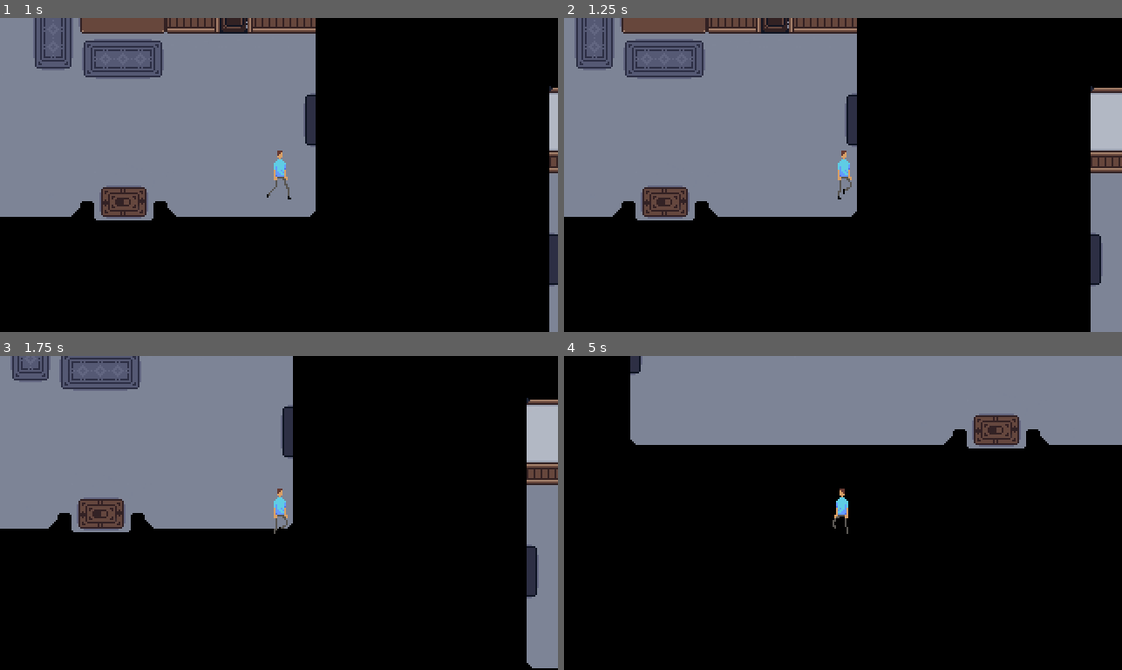
Above: before the commit, frames 1-4 (two rows, left to right).
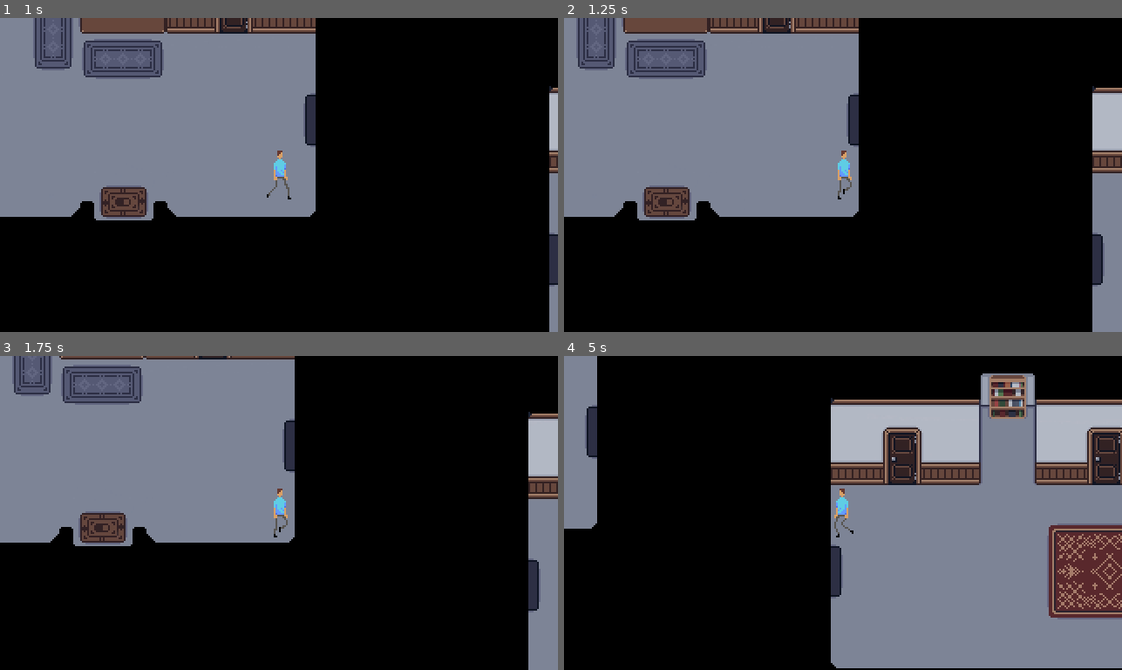
Above: after the commit, the same moments.

Repository: p2lK/Game_Jam
Game: Godot game, scene res://scenes/main.tscn
The game is run twice, just before and just after one commit, with the same random seed, the same clock (stepped at 60 frames per second) and the same inputs.
Inputs:
- Up to frame 1 (1 s): tap Enter at 0.5 s; hold D (right) from 0.53 s (still down); tap E (interact) at 0.6 s
- Up to frame 2 (1.25 s): keep holding D (right)
- Up to frame 3 (1.75 s): release D (right) at 1.28 s; hold S (down) from 1.28 s (still down); tap E (interact) at 1.35 s
- Up to frame 4 (5 s): tap Space at 2 s; release S (down) at 2.03 s; hold D (right) 2.03-2.78 s; tap E (interact) every 0.75 s from 2.1 to 4.35 s; tap Enter at 2.75 s; hold W (up) 2.78-3.53 s; hold Left (left) from 3.53 s (still down)

Frame 1 is identical in both runs. In frame 2, 2.8% of the frame differs, in the area x 1-100%, y 0-100%; in frame 3, 7.6%; in frame 4, 65%, in the area x 0-100%, y 0-100%.

Commit message:
collision im garten und teleporttsss gefixt

Diff:
--- a/Scenes/main.tscn
+++ b/Scenes/main.tscn
@@ -11,7 +11,7 @@
 [ext_resource type="Texture2D" uid="uid://pltrmj6ulwt" path="res://Sprites/characters/Midas_Lennox.png" id="7_a4vo6"]
 
 [sub_resource type="RectangleShape2D" id="RectangleShape2D_vixo0"]
-size = Vector2(13, 16)
+size = Vector2(14, 18)
 
 [sub_resource type="AtlasTexture" id="AtlasTexture_8qmaw"]
 atlas = ExtResource("3_amvyg")
@@ -104,12 +104,28 @@
 [sub_resource type="RectangleShape2D" id="RectangleShape2D_uhyh1"]
 size = Vector2(148, 35)
 
+[sub_resource type="RectangleShape2D" id="RectangleShape2D_yjltn"]
+size = Vector2(36, 30)
+
+[sub_resource type="RectangleShape2D" id="RectangleShape2D_8krwk"]
+size = Vector2(51.5, 36)
+
+[sub_resource type="SegmentShape2D" id="SegmentShape2D_malji"]
+a = Vector2(276, 16)
+b = Vector2(15, 17)
+
 [sub_resource type="SegmentShape2D" id="SegmentShape2D_nk335"]
 a = Vector2(366, 101)
-b = Vector2(47, 101)
+b = Vector2(51, 101)
+
+[sub_resource type="SegmentShape2D" id="SegmentShape2D_rvmnv"]
+b = Vector2(0, 161)
+
+[sub_resource type="CircleShape2D" id="CircleShape2D_0uu8o"]
+radius = 13.0384
 
 [node name="main" type="Node2D"]
-metadata/_edit_horizontal_guides_ = [33.0, 311.0, 75.0, -48.0]
+metadata/_edit_horizontal_guides_ = [30.0, 311.0, 75.0, -48.0]
 metadata/_edit_vertical_guides_ = [260.0, 547.0, 88.0, -246.0, 716.0, 865.0]
 
 [node name="gameplay" type="Node2D" parent="."]
@@ -138,8 +154,8 @@
 script = ExtResource("2_epvge")
 
 [node name="col" type="CollisionShape2D" parent="gameplay/player"]
+position = Vector2(1, 7)
 shape = SubResource("RectangleShape2D_vixo0")
-metadata/_edit_lock_ = true
 
 [node name="midas_lennox" type="AnimatedSprite2D" parent="gameplay/player"]
 sprite_frames = SubResource("SpriteFrames_15are")
@@ -237,38 +253,114 @@
 
 [node name="Garden_collision" type="StaticBody2D" parent="gameplay"]
 
-[node name="CollisionPolygon2D" type="CollisionPolygon2D" parent="gameplay/Garden_collision"]
+[node name="spring" type="CollisionPolygon2D" parent="gameplay/Garden_collision"]
 position = Vector2(805, 295)
 polygon = PackedVector2Array(81, 27, 69, 32, 53, 32, 40, 25, 43, -12, 55, -13, 62, -4, 66, -13, 79, -13)
 
+[node name="wood_shack" type="CollisionShape2D" parent="gameplay/Garden_collision"]
+position = Vector2(984, 258)
+shape = SubResource("RectangleShape2D_yjltn")
+
+[node name="house" type="CollisionShape2D" parent="gameplay/Garden_collision"]
+position = Vector2(730.25, 235)
+shape = SubResource("RectangleShape2D_8krwk")
+
 [node name="CollisionShape2D" type="CollisionShape2D" parent="gameplay/Garden_collision"]
-position = Vector2(658, 117)
+position = Vector2(741, 205)
+shape = SubResource("SegmentShape2D_malji")
+
+[node name="CollisionShape2D2" type="CollisionShape2D" parent="gameplay/Garden_collision"]
+position = Vector2(654, 279)
 shape = SubResource("SegmentShape2D_nk335")
 
-[node name="CollisionShape2D2" type="CollisionShape2D" parent="gameplay/Garden_collision"]
-position = Vector2(658, 287)
-shape = SubResource("SegmentShape2D_nk335")
+[node name="CollisionShape2D3" type="CollisionShape2D" parent="gameplay/Garden_collision"]
+position = Vector2(706, 218)
+shape = SubResource("SegmentShape2D_rvmnv")
+
+[node name="CollisionShape2D4" type="CollisionShape2D" parent="gameplay/Garden_collision"]
+position = Vector2(1018, 220)
+shape = SubResource("SegmentShape2D_rvmnv")
+
+[node name="CollisionShape2D5" type="CollisionShape2D" parent="gameplay/Garden_collision"]
+position = Vector2(722, 276)
+shape = SubResource("CircleShape2D_0uu8o")
+
+[node name="CollisionShape2D6" type="CollisionShape2D" parent="gameplay/Garden_collision"]
+position = Vector2(744, 276)
+shape = SubResource("CircleShape2D_0uu8o")
+
+[node name="CollisionShape2D7" type="CollisionShape2D" parent="gameplay/Garden_collision"]
+position = Vector2(765, 276)
+shape = SubResource("CircleShape2D_0uu8o")
+
+[node name="CollisionShape2D8" type="CollisionShape2D" parent="gameplay/Garden_collision"]
+position = Vector2(785, 276)
+shape = SubResource("CircleShape2D_0uu8o")
+
+[node name="CollisionShape2D9" type="CollisionShape2D" parent="gameplay/Garden_collision"]
+position = Vector2(806, 276)
+shape = SubResource("CircleShape2D_0uu8o")
+
+[node name="CollisionShape2D10" type="CollisionShape2D" parent="gameplay/Garden_collision"]
+position = Vector2(722, 327)
+shape = SubResource("CircleShape2D_0uu8o")
+
+[node name="CollisionShape2D11" type="CollisionShape2D" parent="gameplay/Garden_collision"]
+position = Vector2(744, 327)
+shape = SubResource("CircleShape2D_0uu8o")
+
+[node name="CollisionShape2D12" type="CollisionShape2D" parent="gameplay/Garden_collision"]
+position = Vector2(765, 327)
+shape = SubResource("CircleShape2D_0uu8o")
+
+[node name="CollisionShape2D13" type="CollisionShape2D" parent="gameplay/Garden_collision"]
+position = Vector2(785, 327)
+shape = SubResource("CircleShape2D_0uu8o")
+
+[node name="CollisionShape2D14" type="CollisionShape2D" parent="gameplay/Garden_collision"]
+position = Vector2(806, 327)
+shape = SubResource("CircleShape2D_0uu8o")
+
+[node name="CollisionShape2D15" type="CollisionShape2D" parent="gameplay/Garden_collision"]
+position = Vector2(918, 327)
+shape = SubResource("CircleShape2D_0uu8o")
+
+[node name="CollisionShape2D16" type="CollisionShape2D" parent="gameplay/Garden_collision"]
+position = Vector2(940, 327)
+shape = SubResource("CircleShape2D_0uu8o")
+
+[node name="CollisionShape2D17" type="CollisionShape2D" parent="gameplay/Garden_collision"]
+position = Vector2(961, 327)
+shape = SubResource("CircleShape2D_0uu8o")
+
+[node name="CollisionShape2D18" type="CollisionShape2D" parent="gameplay/Garden_collision"]
+position = Vector2(981, 327)
+shape = SubResource("CircleShape2D_0uu8o")
+
+[node name="CollisionShape2D19" type="CollisionShape2D" parent="gameplay/Garden_collision"]
+position = Vector2(1002, 327)
+shape = SubResource("CircleShape2D_0uu8o")
 
 [node name="teleporters" type="Node2D" parent="gameplay"]
 
 [node name="cor1-cor2" parent="gameplay/teleporters" instance=ExtResource("5_nhd1s")]
-position = Vector2(105, -46.75)
-scale = Vector2(0.25, 0.921875)
-target_position = Vector2(260, 33)
+position = Vector2(105.5, -46.75)
+scale = Vector2(0.21875, 0.921875)
+target_position = Vector2(260, 20)
 
 [node name="cor2-cor1" parent="gameplay/teleporters" instance=ExtResource("5_nhd1s")]
-position = Vector2(246, 33.5)
-scale = Vector2(0.187499, 0.90625)
-target_position = Vector2(88, 48)
+position = Vector2(246.5, 33.5)
+scale = Vector2(0.21875, 0.96875)
+target_position = Vector2(88, -55)
 
 [node name="cor2-cor3" parent="gameplay/teleporters" instance=ExtResource("5_nhd1s")]
-position = Vector2(560, 33.5)
-scale = Vector2(0.1875, 0.90625)
+position = Vector2(559.5, 33.5)
+scale = Vector2(0.21875, 0.96875)
 target_position = Vector2(720, 31)
 
 [node name="cor3-cor2" parent="gameplay/teleporters" instance=ExtResource("5_nhd1s")]
-position = Vector2(708, 31.5)
-scale = Vector2(0.1875, 0.90625)
+position = Vector2(708.5, 31.5)
+scale = Vector2(0.218751, 0.96875)
 target_position = Vector2(547, 33)
 
 [node name="cor3-garden" parent="gameplay/teleporters" instance=ExtResource("5_nhd1s")]
@@ -277,6 +369,6 @@
 target_position = Vector2(716, 311)
 
 [node name="garden-cor3" parent="gameplay/teleporters" instance=ExtResource("5_nhd1s")]
-position = Vector2(707.125, 311.75)
-scale = Vector2(0.117188, 0.390625)
+position = Vector2(707, 311.5)
+scale = Vector2(0.125, 0.40625)
 target_position = Vector2(865, 75)
--- a/scenes/main.tscn
+++ b/scenes/main.tscn
@@ -11,7 +11,7 @@
 [ext_resource type="Texture2D" uid="uid://pltrmj6ulwt" path="res://Sprites/characters/Midas_Lennox.png" id="7_a4vo6"]
 
 [sub_resource type="RectangleShape2D" id="RectangleShape2D_vixo0"]
-size = Vector2(13, 16)
+size = Vector2(14, 18)
 
 [sub_resource type="AtlasTexture" id="AtlasTexture_8qmaw"]
 atlas = ExtResource("3_amvyg")
@@ -104,12 +104,28 @@
 [sub_resource type="RectangleShape2D" id="RectangleShape2D_uhyh1"]
 size = Vector2(148, 35)
 
+[sub_resource type="RectangleShape2D" id="RectangleShape2D_yjltn"]
+size = Vector2(36, 30)
+
+[sub_resource type="RectangleShape2D" id="RectangleShape2D_8krwk"]
+size = Vector2(51.5, 36)
+
+[sub_resource type="SegmentShape2D" id="SegmentShape2D_malji"]
+a = Vector2(276, 16)
+b = Vector2(15, 17)
+
 [sub_resource type="SegmentShape2D" id="SegmentShape2D_nk335"]
 a = Vector2(366, 101)
-b = Vector2(47, 101)
+b = Vector2(51, 101)
+
+[sub_resource type="SegmentShape2D" id="SegmentShape2D_rvmnv"]
+b = Vector2(0, 161)
+
+[sub_resource type="CircleShape2D" id="CircleShape2D_0uu8o"]
+radius = 13.0384
 
 [node name="main" type="Node2D"]
-metadata/_edit_horizontal_guides_ = [33.0, 311.0, 75.0, -48.0]
+metadata/_edit_horizontal_guides_ = [30.0, 311.0, 75.0, -48.0]
 metadata/_edit_vertical_guides_ = [260.0, 547.0, 88.0, -246.0, 716.0, 865.0]
 
 [node name="gameplay" type="Node2D" parent="."]
@@ -138,8 +154,8 @@
 script = ExtResource("2_epvge")
 
 [node name="col" type="CollisionShape2D" parent="gameplay/player"]
+position = Vector2(1, 7)
 shape = SubResource("RectangleShape2D_vixo0")
-metadata/_edit_lock_ = true
 
 [node name="midas_lennox" type="AnimatedSprite2D" parent="gameplay/player"]
 sprite_frames = SubResource("SpriteFrames_15are")
@@ -237,38 +253,114 @@
 
 [node name="Garden_collision" type="StaticBody2D" parent="gameplay"]
 
-[node name="CollisionPolygon2D" type="CollisionPolygon2D" parent="gameplay/Garden_collision"]
+[node name="spring" type="CollisionPolygon2D" parent="gameplay/Garden_collision"]
 position = Vector2(805, 295)
 polygon = PackedVector2Array(81, 27, 69, 32, 53, 32, 40, 25, 43, -12, 55, -13, 62, -4, 66, -13, 79, -13)
 
+[node name="wood_shack" type="CollisionShape2D" parent="gameplay/Garden_collision"]
+position = Vector2(984, 258)
+shape = SubResource("RectangleShape2D_yjltn")
+
+[node name="house" type="CollisionShape2D" parent="gameplay/Garden_collision"]
+position = Vector2(730.25, 235)
+shape = SubResource("RectangleShape2D_8krwk")
+
 [node name="CollisionShape2D" type="CollisionShape2D" parent="gameplay/Garden_collision"]
-position = Vector2(658, 117)
+position = Vector2(741, 205)
+shape = SubResource("SegmentShape2D_malji")
+
+[node name="CollisionShape2D2" type="CollisionShape2D" parent="gameplay/Garden_collision"]
+position = Vector2(654, 279)
 shape = SubResource("SegmentShape2D_nk335")
 
-[node name="CollisionShape2D2" type="CollisionShape2D" parent="gameplay/Garden_collision"]
-position = Vector2(658, 287)
-shape = SubResource("SegmentShape2D_nk335")
+[node name="CollisionShape2D3" type="CollisionShape2D" parent="gameplay/Garden_collision"]
+position = Vector2(706, 218)
+shape = SubResource("SegmentShape2D_rvmnv")
+
+[node name="CollisionShape2D4" type="CollisionShape2D" parent="gameplay/Garden_collision"]
+position = Vector2(1018, 220)
+shape = SubResource("SegmentShape2D_rvmnv")
+
+[node name="CollisionShape2D5" type="CollisionShape2D" parent="gameplay/Garden_collision"]
+position = Vector2(722, 276)
+shape = SubResource("CircleShape2D_0uu8o")
+
+[node name="CollisionShape2D6" type="CollisionShape2D" parent="gameplay/Garden_collision"]
+position = Vector2(744, 276)
+shape = SubResource("CircleShape2D_0uu8o")
+
+[node name="CollisionShape2D7" type="CollisionShape2D" parent="gameplay/Garden_collision"]
+position = Vector2(765, 276)
+shape = SubResource("CircleShape2D_0uu8o")
+
+[node name="CollisionShape2D8" type="CollisionShape2D" parent="gameplay/Garden_collision"]
+position = Vector2(785, 276)
+shape = SubResource("CircleShape2D_0uu8o")
+
+[node name="CollisionShape2D9" type="CollisionShape2D" parent="gameplay/Garden_collision"]
+position = Vector2(806, 276)
+shape = SubResource("CircleShape2D_0uu8o")
+
+[node name="CollisionShape2D10" type="CollisionShape2D" parent="gameplay/Garden_collision"]
+position = Vector2(722, 327)
+shape = SubResource("CircleShape2D_0uu8o")
+
+[node name="CollisionShape2D11" type="CollisionShape2D" parent="gameplay/Garden_collision"]
+position = Vector2(744, 327)
+shape = SubResource("CircleShape2D_0uu8o")
+
+[node name="CollisionShape2D12" type="CollisionShape2D" parent="gameplay/Garden_collision"]
+position = Vector2(765, 327)
+shape = SubResource("CircleShape2D_0uu8o")
+
+[node name="CollisionShape2D13" type="CollisionShape2D" parent="gameplay/Garden_collision"]
+position = Vector2(785, 327)
+shape = SubResource("CircleShape2D_0uu8o")
+
+[node name="CollisionShape2D14" type="CollisionShape2D" parent="gameplay/Garden_collision"]
+position = Vector2(806, 327)
+shape = SubResource("CircleShape2D_0uu8o")
+
+[node name="CollisionShape2D15" type="CollisionShape2D" parent="gameplay/Garden_collision"]
+position = Vector2(918, 327)
+shape = SubResource("CircleShape2D_0uu8o")
+
+[node name="CollisionShape2D16" type="CollisionShape2D" parent="gameplay/Garden_collision"]
+position = Vector2(940, 327)
+shape = SubResource("CircleShape2D_0uu8o")
+
+[node name="CollisionShape2D17" type="CollisionShape2D" parent="gameplay/Garden_collision"]
+position = Vector2(961, 327)
+shape = SubResource("CircleShape2D_0uu8o")
+
+[node name="CollisionShape2D18" type="CollisionShape2D" parent="gameplay/Garden_collision"]
+position = Vector2(981, 327)
+shape = SubResource("CircleShape2D_0uu8o")
+
+[node name="CollisionShape2D19" type="CollisionShape2D" parent="gameplay/Garden_collision"]
+position = Vector2(1002, 327)
+shape = SubResource("CircleShape2D_0uu8o")
 
 [node name="teleporters" type="Node2D" parent="gameplay"]
 
 [node name="cor1-cor2" parent="gameplay/teleporters" instance=ExtResource("5_nhd1s")]
-position = Vector2(105, -46.75)
-scale = Vector2(0.25, 0.921875)
-target_position = Vector2(260, 33)
+position = Vector2(105.5, -46.75)
+scale = Vector2(0.21875, 0.921875)
+target_position = Vector2(260, 20)
 
 [node name="cor2-cor1" parent="gameplay/teleporters" instance=ExtResource("5_nhd1s")]
-position = Vector2(246, 33.5)
-scale = Vector2(0.187499, 0.90625)
-target_position = Vector2(88, 48)
+position = Vector2(246.5, 33.5)
+scale = Vector2(0.21875, 0.96875)
+target_position = Vector2(88, -55)
 
 [node name="cor2-cor3" parent="gameplay/teleporters" instance=ExtResource("5_nhd1s")]
-position = Vector2(560, 33.5)
-scale = Vector2(0.1875, 0.90625)
+position = Vector2(559.5, 33.5)
+scale = Vector2(0.21875, 0.96875)
 target_position = Vector2(720, 31)
 
 [node name="cor3-cor2" parent="gameplay/teleporters" instance=ExtResource("5_nhd1s")]
-position = Vector2(708, 31.5)
-scale = Vector2(0.1875, 0.90625)
+position = Vector2(708.5, 31.5)
+scale = Vector2(0.218751, 0.96875)
 target_position = Vector2(547, 33)
 
 [node name="cor3-garden" parent="gameplay/teleporters" instance=ExtResource("5_nhd1s")]
@@ -277,6 +369,6 @@
 target_position = Vector2(716, 311)
 
 [node name="garden-cor3" parent="gameplay/teleporters" instance=ExtResource("5_nhd1s")]
-position = Vector2(707.125, 311.75)
-scale = Vector2(0.117188, 0.390625)
+position = Vector2(707, 311.5)
+scale = Vector2(0.125, 0.40625)
 target_position = Vector2(865, 75)
Not shown: 1 places in Scenes/main.tscn that only renumber resources
Not shown: 1 places in scenes/main.tscn that only renumber resources
